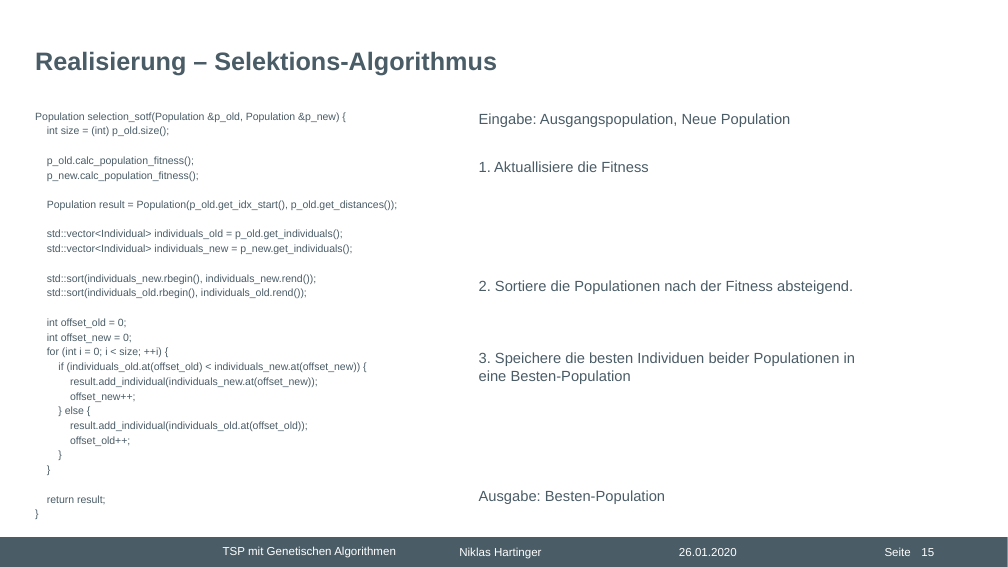
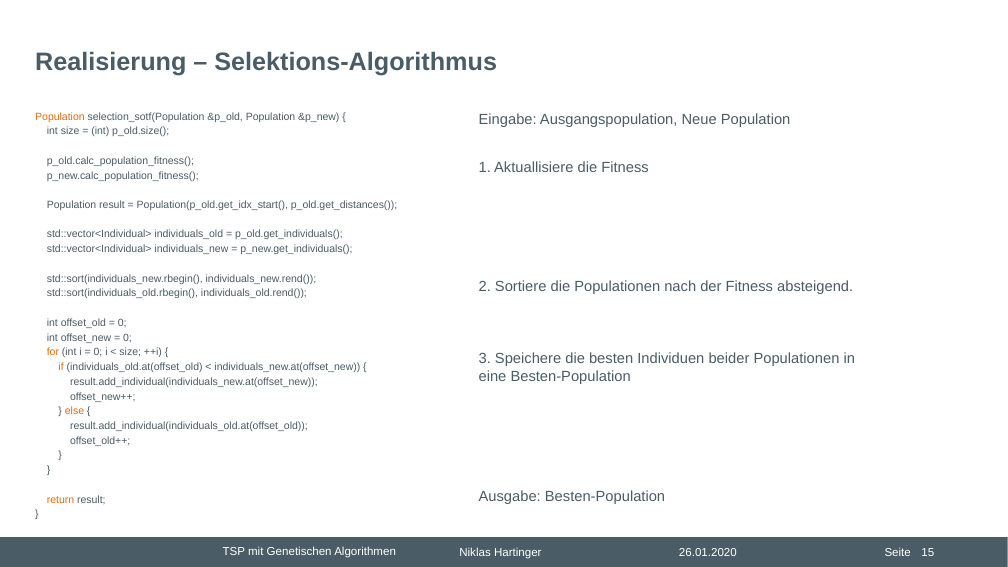
Before and after one commit to nhrt/Genetic-Algorithms, a slide deck: slide 15 of Projektvortrag/Präsentation Projektvortrag.pptx. Drawn at 1008x567 pixels with LibreOffice and Linux fonts; fonts in the diff are those of the drawing; background and template pictures are left out. Boxes give left, top, right and bottom in pixels: in the first picture for what was removed or moved away, otherwise in the second. Text is boxed around its words. In the diff, an @@ line names an element or a change of style, - is before the commit and + after.

```diff
--- a/Projektvortrag/Präsentation Projektvortrag.pptx
+++ b/Projektvortrag/Präsentation Projektvortrag.pptx
@@ text at (x1=35, y1=112, x2=360, y2=504): text colour #4A5C66 to #E46C0A in "Population", "for", "if", "else" and 1 more places @@
```
Also in this commit, not shown: 6 other slides changed, 1 slide removed.
